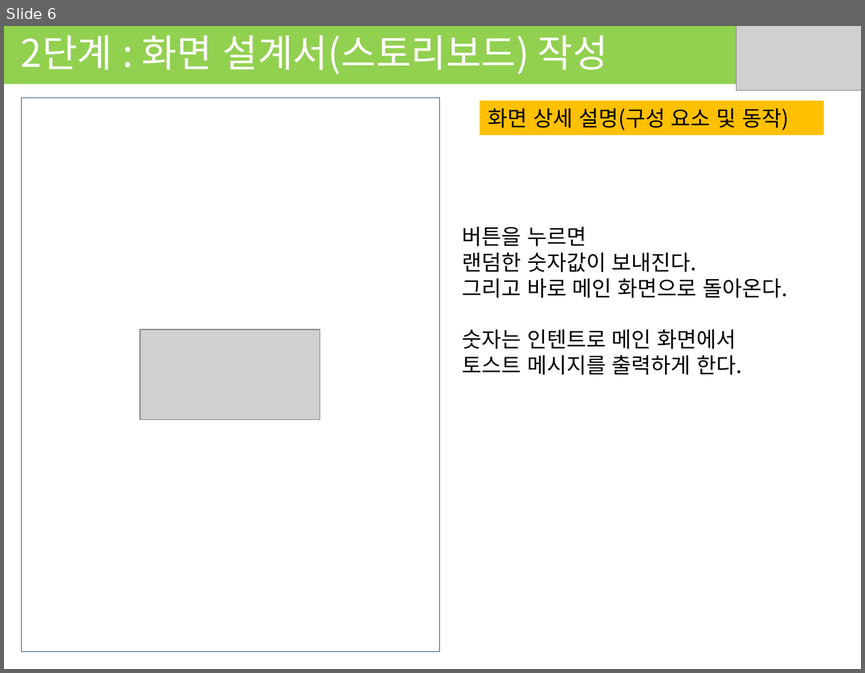
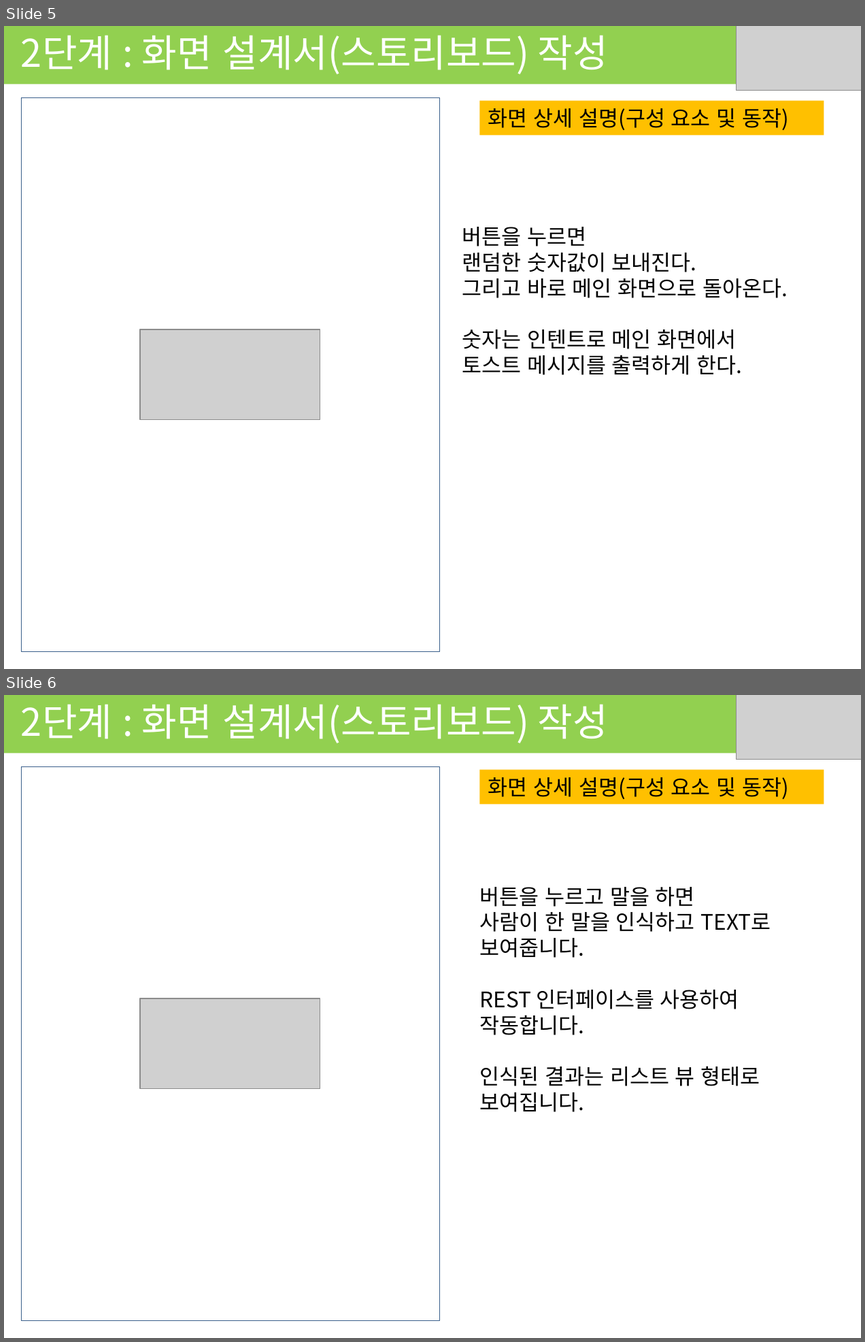
Before and after one commit to Las-Wonho/APP_2018_1, a slide deck: 기획 발표.pptx. Shown one above the other, each under a label of ours: slide 6 before the commit, slides 5 and 6 after it. The pictures are 865x673 and 865x1342 pixels, drawn with LibreOffice and Linux fonts; fonts in the diff are those of the drawing; grey boxes stand for pictures. Boxes give left, top, right and bottom in pixels: in the first picture for what was removed or moved away, otherwise in the second. Text is boxed around its words. In the diff, an @@ line names an element or a change of style, - is before the commit and + after.

```diff
--- a/기획 발표.pptx
+++ b/기획 발표.pptx
@@ slide 6 added at bbox=[4, 695, 861, 1338], background #FFFFFF @@
@@ rectangle added at bbox=[4, 695, 861, 753], fill #92D050, 32 pt, text #FFFFFF @@
+2단계 : 화면 설계서(스토리보드) 작성
@@ picture added at bbox=[736, 695, 861, 760] @@
@@ rectangle added at bbox=[21, 767, 439, 1321], fill #FFFFFF, outline #3A5F8C 0.25 pt @@
@@ rectangle added at bbox=[479, 770, 824, 804], fill #FFC000, 18 pt, text #000000 @@
+화면 상세 설명(구성 요소 및 동작)
@@ text added at bbox=[480, 887, 771, 1112], 18 pt, text #000000 @@
+버튼을 누르고 말을 하면
+사람이 한 말을 인식하고 TEXT로
+보여줍니다.
+REST 인터페이스를 사용하여
+작동합니다.
+인식된 결과는 리스트 뷰 형태로
+보여집니다.
@@ picture added at bbox=[140, 998, 320, 1088] @@
@@ what was slide 6 is now slide 5 @@
```
Also in this commit, not shown: 1 slide removed.
